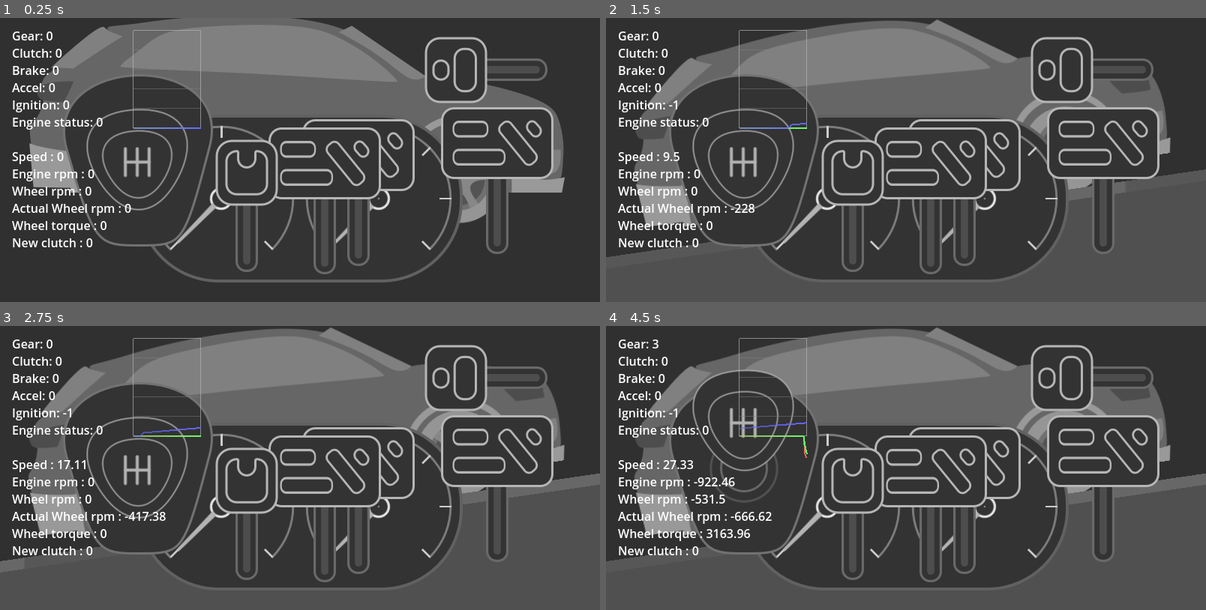
Above: before the commit, frames 1-4 (two rows, left to right).
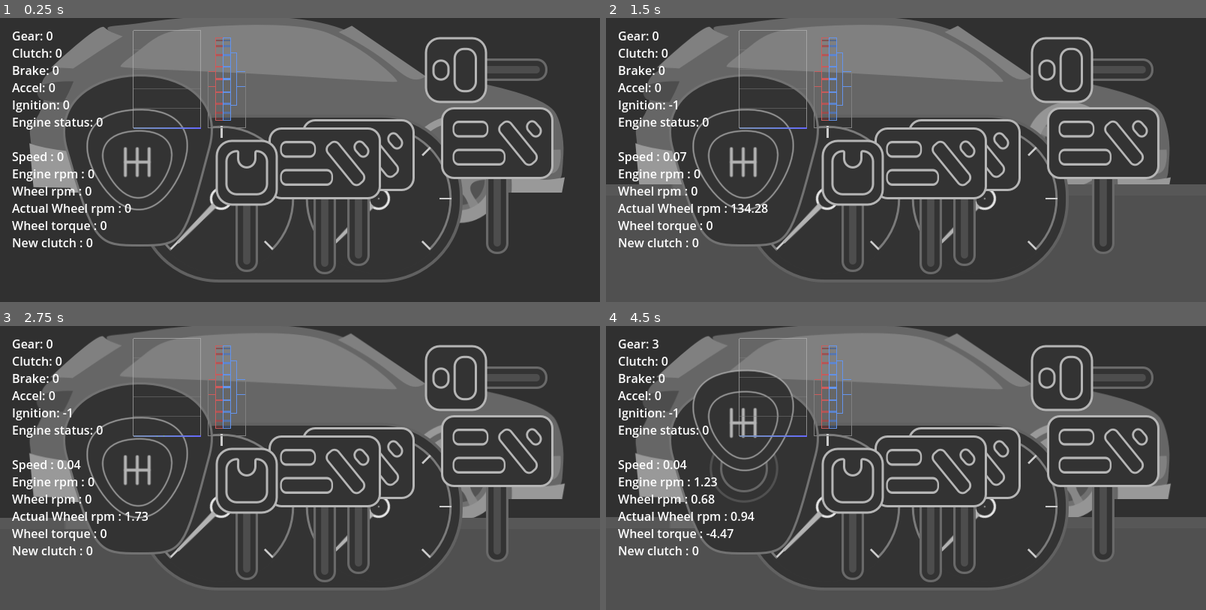
Above: after the commit, the same moments.

Repository: devendrn/broken-wheels
Game: Godot game, scene res://playground.tscn
The game is run twice, just before and just after one commit, with the same random seed, the same clock (stepped at 60 frames per second) and the same inputs.
Inputs (mouse positions are in pixels of both pictures, inside the frame that each line leads up to):
- Up to frame 1 (0.25 s): no input
- Up to frame 2 (1.5 s): tap Enter at 0.5 s; move the mouse to (1038, 145) at 0.52 s; click (1038, 145) at 0.67 s; drag from (786, 174) to (876, 216) at 1.27 s
- Up to frame 3 (2.75 s): move the mouse to (360, 405) at 2.02 s; click (360, 405) at 2.17 s
- Up to frame 4 (4.5 s): drag from (876, 524) to (726, 425) at 2.77 s; move the mouse to (1086, 510) at 3.52 s; click (1086, 510) at 3.67 s; drag from (726, 425) to (816, 397) at 4.27 s

The runs differ from the first frame. In frame 1, 0.4% of the frame differs, in the area x 34-41%, y 6-39%; in frame 2, 11%; in frame 3, 12%; in frame 4, 12%, in the area x 0-100%, y 0-83%.

Commit message:
Added clutch overview

Diff:
--- a/scenes/terrain/ground.gd
+++ b/scenes/terrain/ground.gd
@@ -1,6 +1,6 @@
 extends Node
 
-const flat = false
+const flat = true
 const chunk_width = 2000.0
 const div = 4
 
--- a/scenes/ui/graph.gd
+++ b/scenes/ui/graph.gd
@@ -1,4 +1,6 @@
 extends Control
+
+# performance impact of draw?? not sure
 
 const res = 40
 const delay = 0.02
@@ -6,11 +8,44 @@
 var timer = 0
 var vals = [[],[],[]]
 
+var angle1 = 0.0
+var angle2 = 0.0
+
+func draw_disc(origin:Vector2,dimension:Vector2,col:Color,angle:float=0):
+	const a = 10
+	for i in range(0,a):
+		var j = fmod(angle,2.0/a) + (2*float(i)/a)-1
+		var start = origin
+		start.y += 0.5*dimension.y*(1 + sin(j*PI*0.5))
+		var end = start
+		end.x += dimension.x
+		draw_line(start,end,col*(1-0.6*j*j),3-2*j*j)
+	draw_rect(Rect2(origin,dimension),col,false,1)
+
+func clutch_view(origin:Vector2):
+	const col1 = Color.INDIAN_RED
+	const col2 = Color.CORNFLOWER_BLUE
+	const clutch_size = Vector2(10,110)
+	const box_size = Vector2(50,130)
+	const shaft_size = Vector2(10,20)
+	const diaphram_size = Vector2(8,70)
+
+	var offset = GlobalVars.clutch*3
+
+	draw_rect(Rect2(origin+Vector2(0,0.5*(box_size.y-shaft_size.y)),shaft_size),col1,false,1)
+	draw_disc(origin+Vector2(10,0.5*(box_size.y-clutch_size.y)),clutch_size,col1,angle1)
+
+	draw_rect(Rect2(origin+Vector2(30+offset,0.5*(box_size.y-diaphram_size.y)),diaphram_size),col2,false,1)
+	draw_rect(Rect2(origin+Vector2(38+offset,0.5*(box_size.y-shaft_size.y)),Vector2(box_size.x-offset-38,shaft_size.y)),col2,false,1)
+	draw_disc(origin+Vector2(20 + offset,0.5*(box_size.y-clutch_size.y)),clutch_size,col2,angle2)
+
+	draw_rect(Rect2(origin,box_size),Color(0.5,0.5,0.5),false,1)
+
 # values should be in 0-1 range
 func plot(y:Array,origin:Vector2,dimension:Vector2):
 	# draw the grid
-	var grid_x = 2
-	var grid_y = 6
+	const grid_x = 2
+	const grid_y = 6
 	var step_x = dimension.x/(grid_x-1)
 	var step_y = dimension.y/(grid_y-1)
 	for i in range(0,grid_y):
@@ -47,14 +82,22 @@
 
 func _draw():
 	plot(vals,Vector2(0,0),Vector2(90,130))
+	clutch_view(Vector2(100,0))
+
 
 func _process(delta):
+	var engine_speed = GlobalVars.engine_rpm/5000
+
 	if timer > delay:
 		for i in vals: i.pop_front()
-		vals[0].append(GlobalVars.engine_rpm/5000)
+		vals[0].append(engine_speed)
 		vals[1].append(GlobalVars.state['Engine rpm']/5000)
 		vals[2].append(GlobalVars.speed/200)
 		queue_redraw()
 		timer = 0
 	else:
 		timer += delta
+
+	# these are temporary (just a gimick value) - todo - implement wheel train rpm
+	angle1 = fmod(angle1 + delta*engine_speed,360)
+	angle2 = fmod(angle2 + delta*max(1-1.15*GlobalVars.clutch,0.0)*engine_speed,360)
